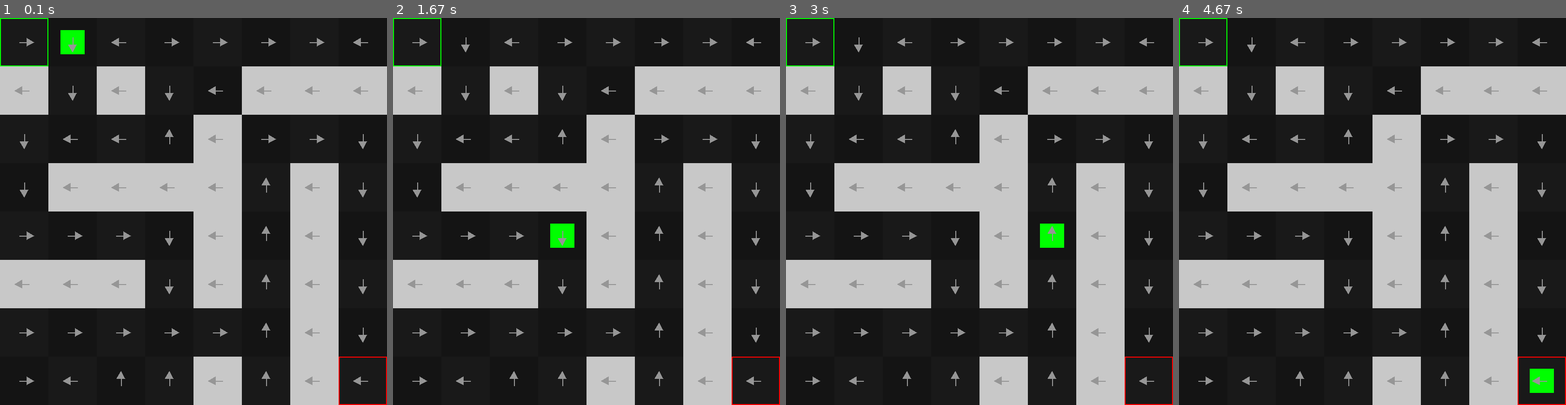
Above: before the commit, frames 1-4 (left to right).
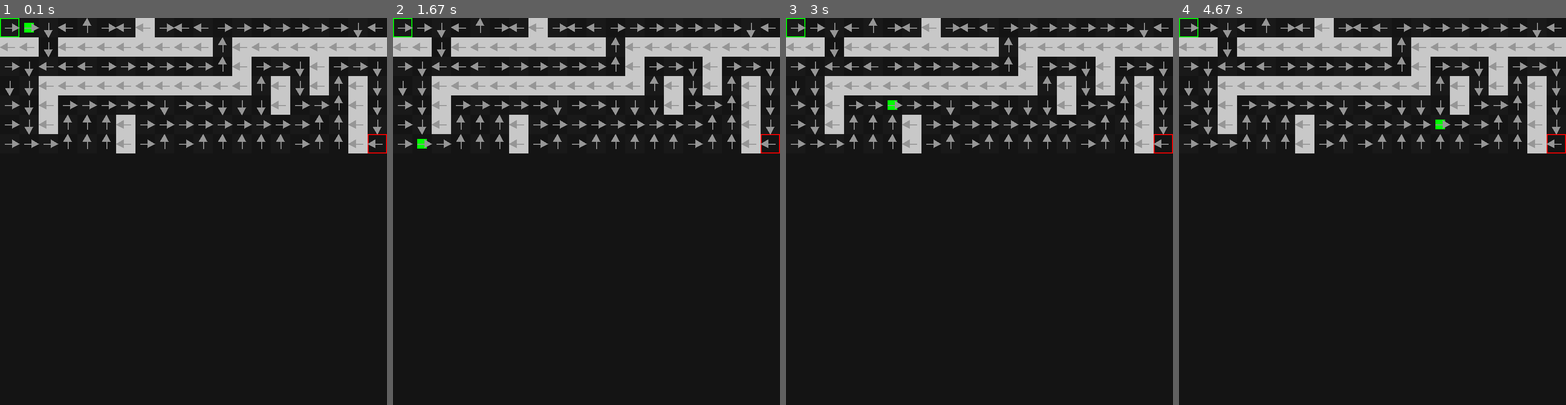
Above: after the commit, the same moments.

Repository: mprostakk/WSI
Game: pygame game, started from zad6/main.py
Two runs of this game, one before a commit and one after it. Both use one fixed random seed, a clock stepped at 60 frames per second and the inputs below.
Inputs:
- Up to frame 1 (0.1 s): no input
- Up to frame 2 (1.67 s): no input
- Up to frame 3 (3 s): no input
- Up to frame 4 (4.67 s): no input

The runs differ from the first frame. In frame 1, 42% of the frame differs, in the area x 0-100%, y 0-100%; in frame 2, 42%; in frame 3, 42%; in frame 4, 42%.

Commit message:
Add harder example

Diff:
--- a/zad6/helpers.py
+++ b/zad6/helpers.py
@@ -2,6 +2,7 @@
 
 import numpy as np
 import pygame
+
 from action import Action
 from gamemap import GameMap
 from my_types import Point
@@ -46,7 +47,7 @@
             (0, 255, 0),
             (255, 0, 0),
         )
-        self.size = self.screen_size // 8
+        self.size = self.screen_size // 20
         self.game_display = pygame.display.set_mode((self.screen_size, self.screen_size))
         self.font = pygame.font.SysFont("helvetica", 30)
 
--- a/zad6/main.py
+++ b/zad6/main.py
@@ -1,10 +1,11 @@
 import random
+from random import randrange
 from typing import List, Optional
 
 import matplotlib.pyplot as plt
 import numpy as np
 import pygame
-from random import randrange
+
 from action import Action
 from gamemap import GameMap
 from helpers import MapPygame, open_map
@@ -42,18 +43,19 @@
     q_table = create_q_table(number_of_states, number_of_actions)
     all_steps = []
 
-    for episode in range(episodes):
+    for episode in range(1, episodes):
         game_map.reset()
         state_index = game_map.convert_point_to_state_index(game_map.start_point)
         finished = False
 
-        if episode % 100 == 0:
-            print(episode)
+        if episode % 10 == 0:
+            print(all_steps[-1], episode)
 
         steps = 0
         while not finished:
             if steps > max_number_of_turns:
-                raise TurnException()
+                finished = True
+                continue
 
             if should_explore(epsilon):
                 action = Action.random()
@@ -123,35 +125,33 @@
     print(f"Finished with {steps} steps")
 
 
-def plot_steps(steps: List[int], learning_rate: float,
-               epsilon: float,
-               gamma: float):
+def plot_steps(steps: List[int], learning_rate: float, epsilon: float, gamma: float):
     # plt.yscale('log')
     plt.plot(steps)
 
-    plt.title(
-        f"Lr={learning_rate}, epsilon={epsilon}, gamma={gamma}"
-    )
+    plt.title(f"Lr={learning_rate}, epsilon={epsilon}, gamma={gamma}")
     plt.xlabel("Episodes")
     plt.ylabel("Steps")
     plt.show()
 
 
-def random_generate_map(length: int, width: int, start_point: Optional[Point] = None, end_point: Optional[Point] = None):
-    m = [['-']*width for _ in range(length)]
+def random_generate_map(
+    length: int, width: int, start_point: Optional[Point] = None, end_point: Optional[Point] = None
+):
+    m = [["-"] * width for _ in range(length)]
 
     for row in m:
         for i in range(len(row)):
             if should_explore(0.4):
-                row[i] = 'B'
+                row[i] = "B"
 
     if start_point is None:
         start_point = (randrange(0, length), randrange(0, width))
     if end_point is None:
         end_point = (randrange(0, length), randrange(0, width))
 
-    m[start_point[0]][start_point[1]] = 'S'
-    m[end_point[0]][end_point[1]] = 'E'
+    m[start_point[0]][start_point[1]] = "S"
+    m[end_point[0]][end_point[1]] = "E"
 
     return m
 
@@ -161,17 +161,24 @@
 
 
 def main():
-    game_map = open_map("maps/1.txt")
+    game_map = open_map("maps/3.txt")
 
     # play_random(game_map)
-    learning_rate = 1
+    learning_rate = 0.1
     epsilon = 0.1
-    gamma = 0.2
+    gamma = 1.0
 
     try:
-        q_table, steps = train(game_map, episodes=200, learning_rate=learning_rate, epsilon=epsilon, gamma=gamma)
+        q_table, steps = train(
+            game_map,
+            episodes=1000,
+            learning_rate=learning_rate,
+            epsilon=epsilon,
+            gamma=gamma,
+            max_number_of_turns=10000,
+        )
     except TurnException:
-        pass
+        print("Error")
 
     plot_steps(steps, learning_rate, epsilon, gamma)
 
--- /dev/null
+++ b/zad6/maps/3.txt
@@ -0,0 +1,7 @@
+S------B------------
+BB-BBBBBBBB-BBBBBBBB
+------------B---B---
+--BBBBBBBBBBB-B-B-B-
+--B-----------B---B-
+--B---B-----------B-
+------B-----------BE
